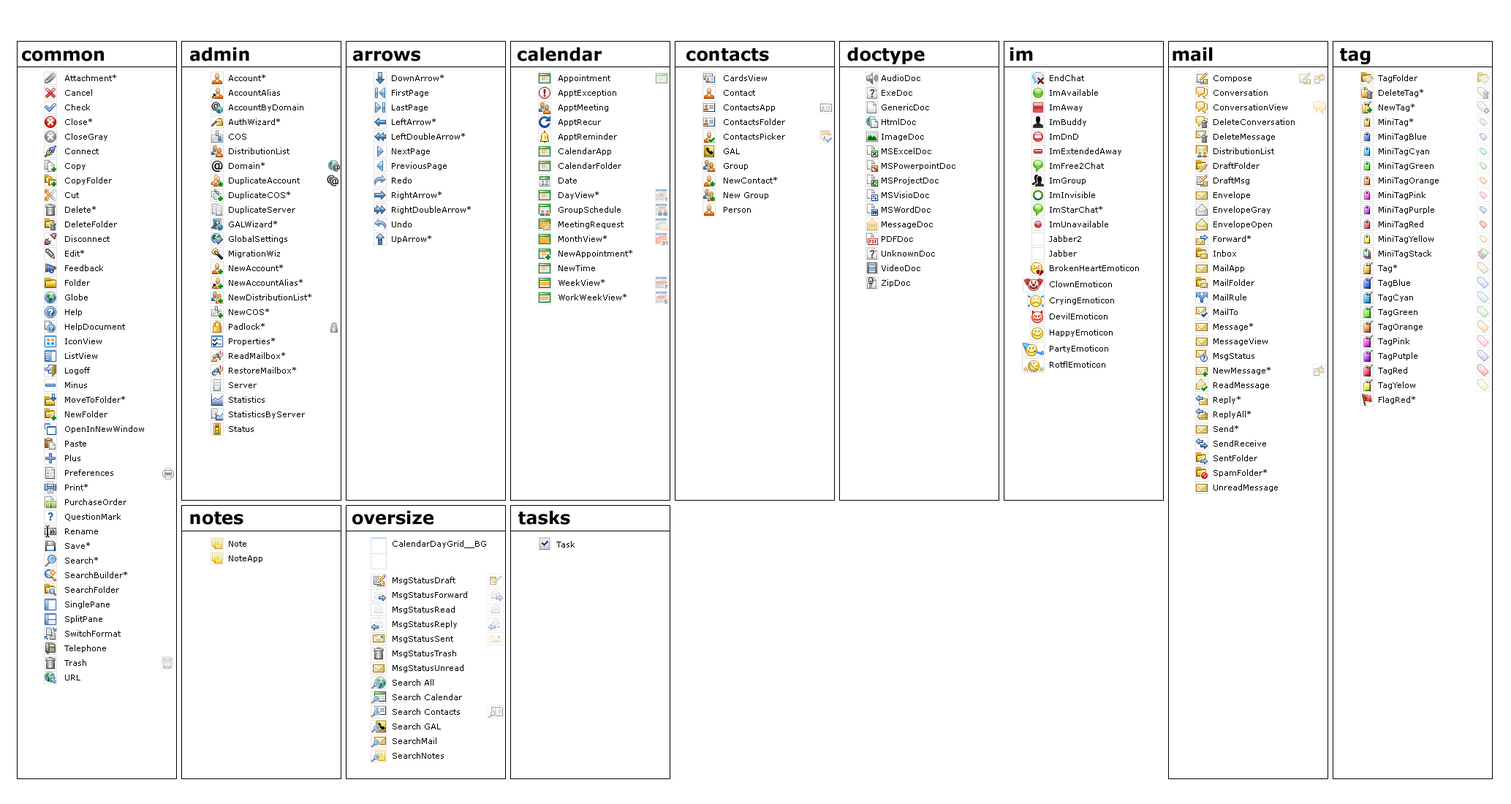
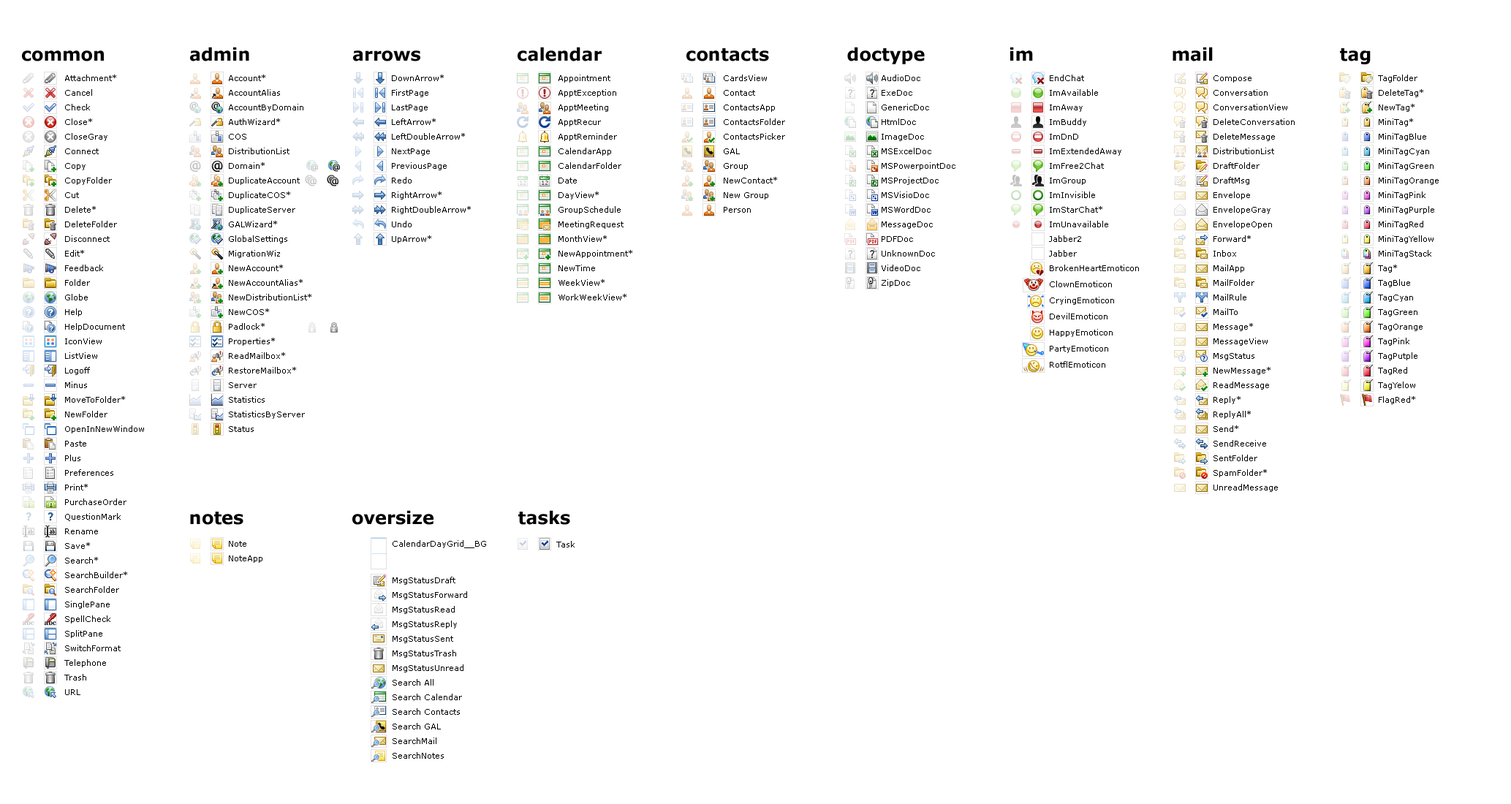
The second 1511×804 image is a revision of the first. Changes to its layers:
hid "icon alternates" over bbox(160, 71, 1491, 719)
added layer "icons disabled" (25%) above "icons" over bbox(22, 71, 1352, 699)
painted on "icons" over bbox(44, 613, 57, 699)
painted on "common names" over bbox(64, 615, 121, 696)
hid "bg" (2nd of 2, in "bg") over bbox(16, 40, 1494, 780)
